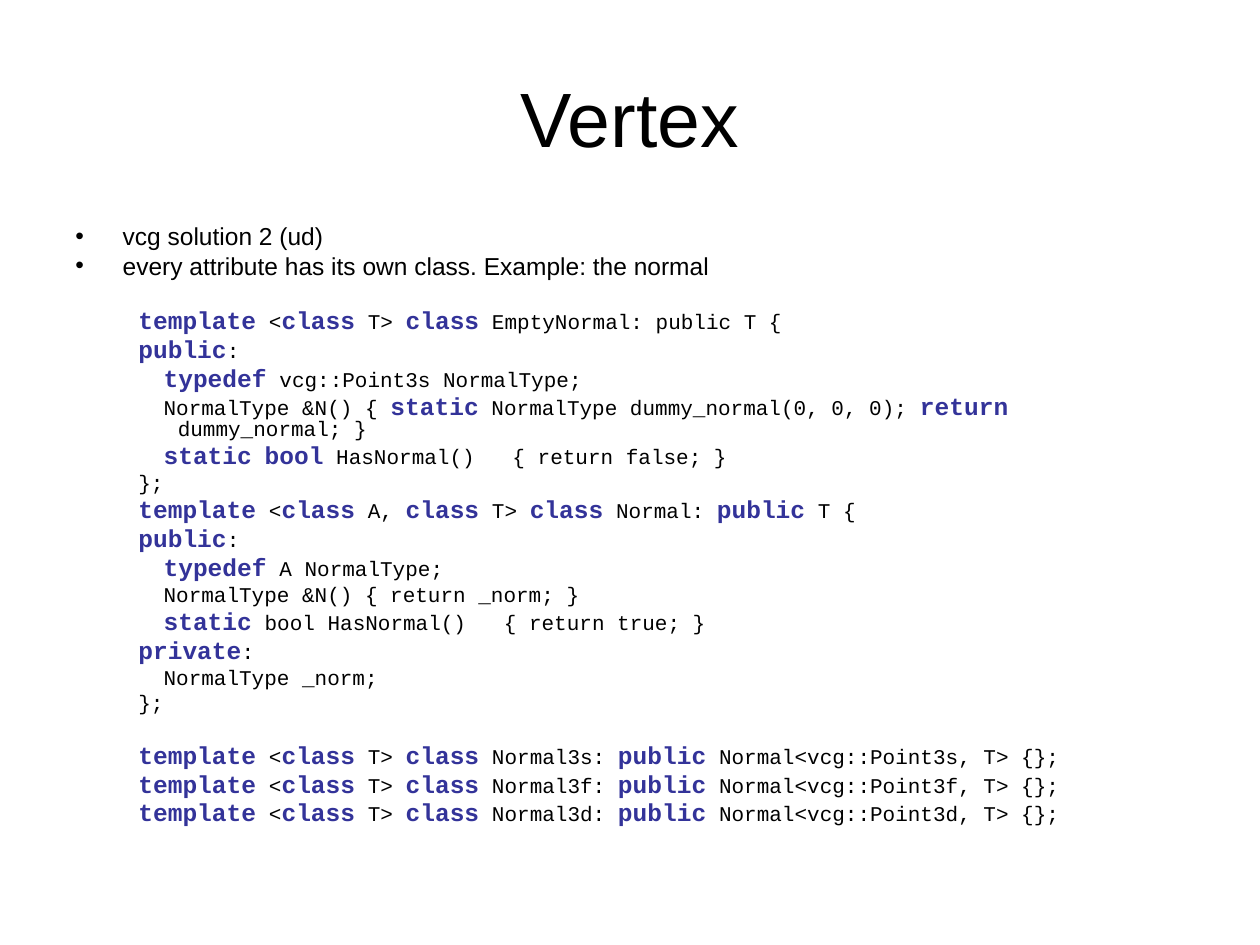
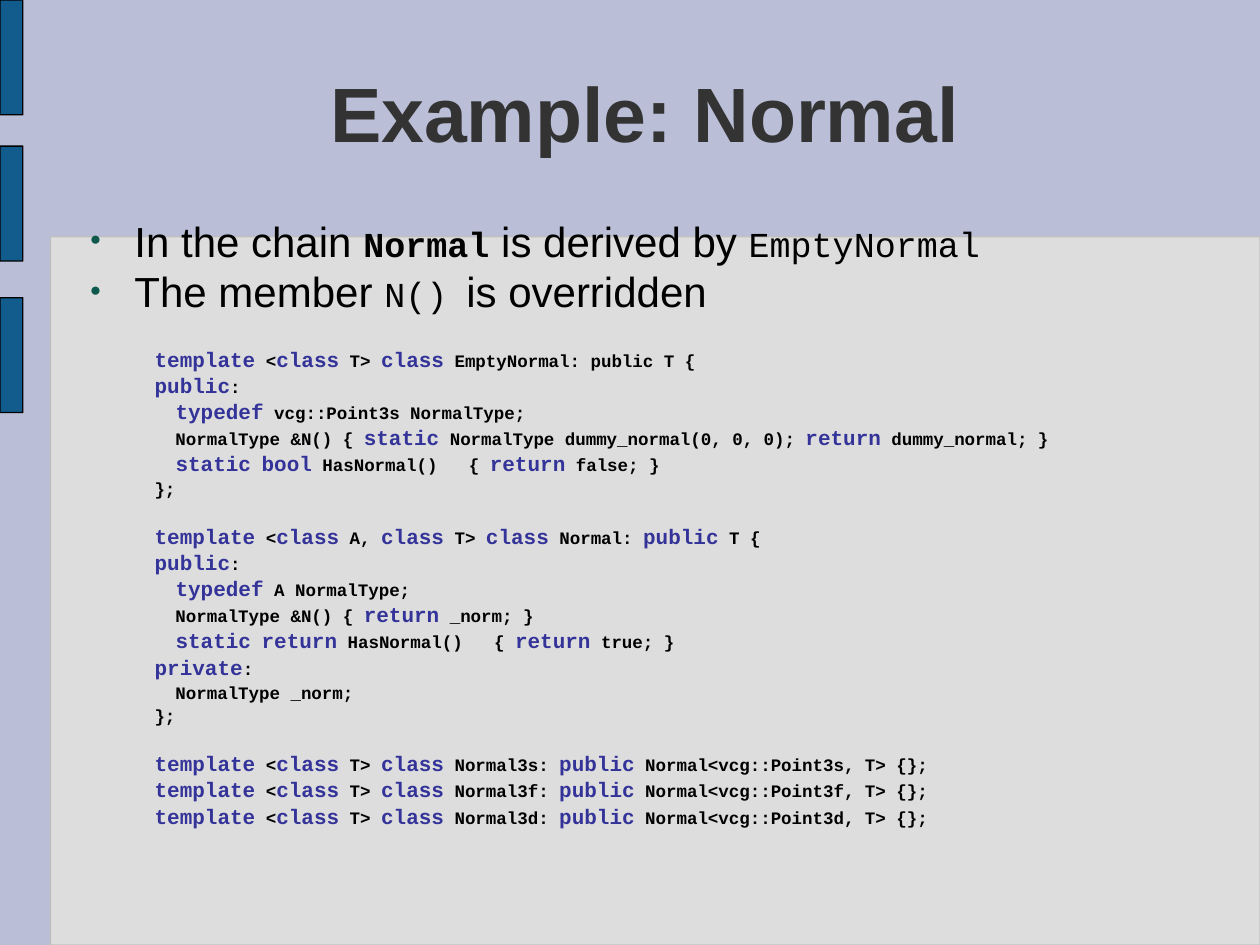
Before and after one commit to prototypable/vcglib, a slide deck: slide 8 of docs/introduction to vcg.ppt (slide 12 before the commit). Drawn at 1260x945 pixels with LibreOffice and Linux fonts; fonts in the diff are those of the drawing. Boxes give left, top, right and bottom in pixels: in the first picture for what was removed or moved away, otherwise in the second. Text is boxed around its words. In the diff, an @@ line names an element or a change of style, - is before the commit and + after.

```diff
--- a/docs/introduction to vcg.ppt
+++ b/docs/introduction to vcg.ppt
@@ background #FFFFFF to #BABED6 @@
@@ freeform shape added at (0, 0, 23, 115), fill #125C8D, outline #000000 0.74 pt @@
@@ title at (330, 86, 958, 157): text changed; text colour #000000 to #333333; bold on @@
-Vertex
+Example: Normal
@@ freeform shape added at (0, 146, 23, 261), fill #125C8D, outline #000000 0.74 pt @@
@@ rounded rectangle added at (50, 237, 1260, 945), fill #DDDDDD, outline #C0C0C0 0.74 pt @@
@@ text at (134, 226, 980, 315): text changed; size 14 to 24 pt @@
-• vcg solution 2 (ud)
-• every attribute has its own class. Example: the normal
+● In the chain Normal is derived by EmptyNormal
+● The member N() is overridden
@@ freeform shape added at (0, 297, 23, 412), fill #125C8D, outline #000000 0.74 pt @@
@@ text at (155, 352, 1027, 829): size 14 to 12 pt in "template <class class", "public:", "typedef", "static return" and 8 more places; size 12 to 10 pt, bold on in "<class T> EmptyNormal: public T {", "public:", "vcg::Point3s NormalType;", "NormalType &N() { NormalType dummy_normal(0, 0, 0); ..." and 12 more places; text colour #000000 to #333399 in "return", "return"; indent changed; line spacing 0.8 to 0.61; more space between paragraphs @@
@@ text at (176, 634, 653, 652): text changed; text colour #000000 to #333399; bold on @@
-  static bool HasNormal() { return true; }
+  static return HasNormal() { return true; }
```
Also in this commit, not shown: 12 other slides changed, 15 slides added, 18 slides removed.
